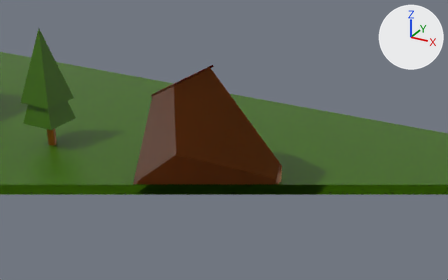
A saved change to the COLLADA model scene.dae.
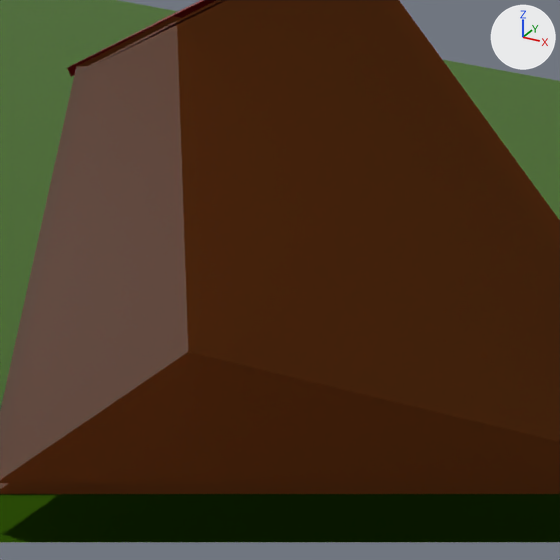
There are two pictures of each version: one from a 50 mm lens placed at (6.86, -11.93, 6.41), pointed at (-0.22, 0.96, -0.03), one close up on the part from 31% to 57% of the width and 29% to 71% of the height. Lighting does not change. The marker at upper right points along +X, +Y and +Z. Everything nearer to the camera than a plane just in front of the edit is cut away. Where no turn or scale is listed for an object, it has been applied to the vertices.

In view in the first close-up: 'back.004', 'floor.004', 'ground', 'left.004', 'left.005'.
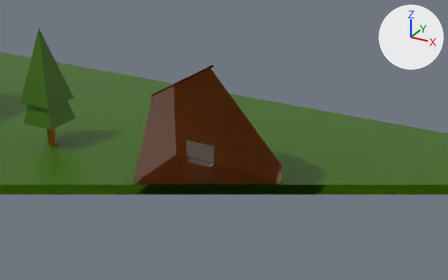
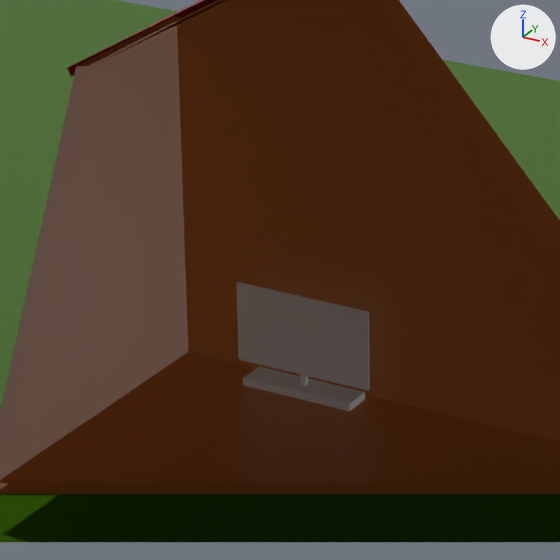
Diff of the bpy script that builds the scene:
```diff
--- a/scene.dae.py
+++ b/scene.dae.py
@@ me_tv @@
+me_tv.from_pydata(...)  # a box spanning x -0.335..0.335, y -0.084..0.084, z -0.284..-0.241; a box spanning x -0.016..0.016, y -0.003..0.023, z -0.24..-0.128; a box spanning x -0.411..0.411, y -0.004..0.004, z -0.178..0.284
@@ ob_tv @@
+ob_tv = bpy.data.objects.new('tv', me_tv)
+ob_tv.location = (-0.7, 0.54, -0.347)
```

What differs and where, as boxes [x1, y1, x2, y2] in the close-ups (560 x 560 px):
'tv', added
    after: [236, 282, 370, 411]
